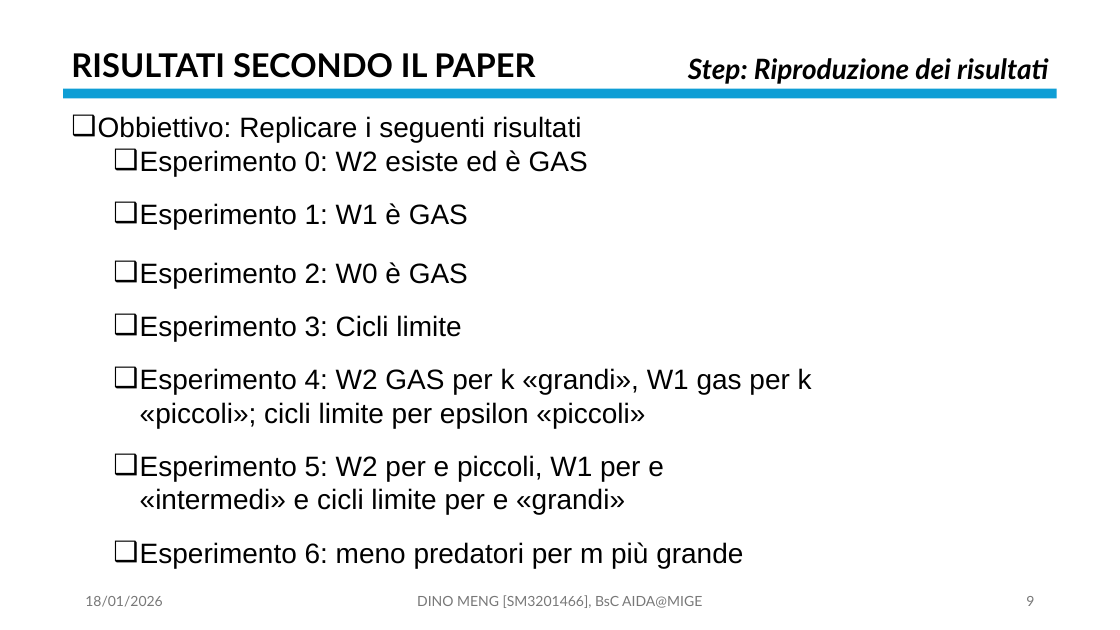
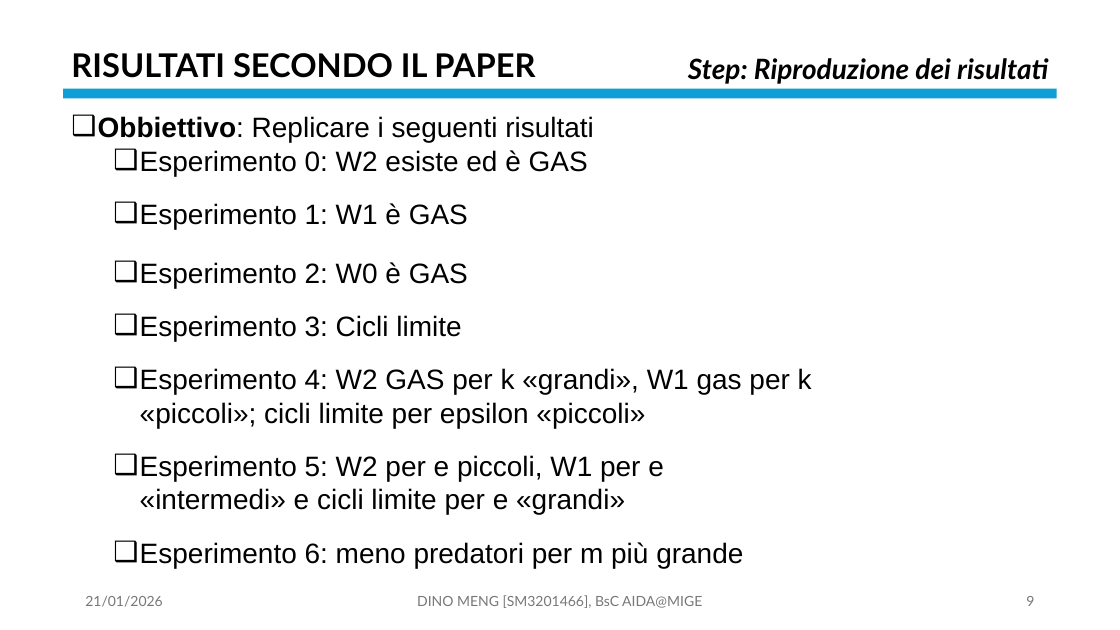
Before and after one commit to OdinMeng/AIDA-UNIVERSITY-NOTES-2025-2026, a slide deck: slide 9 of Complex Systems/project/PresentationPROJECTSM3201466.pptx. Drawn at 1120x630 pixels with LibreOffice and Linux fonts; fonts in the diff are those of the drawing. Boxes give left, top, right and bottom in pixels: in the first picture for what was removed or moved away, otherwise in the second. Text is boxed around its words. In the diff, an @@ line names an element or a change of style, - is before the commit and + after.

```diff
--- a/Complex Systems/project/PresentationPROJECTSM3201466.pptx
+++ b/Complex Systems/project/PresentationPROJECTSM3201466.pptx
@@ text at [98,116,594,142]: bold on in "Obbiettivo:" @@
@@ text at [85,596,162,607]: text changed @@
-18/01/2026
+21/01/2026
```
Also in this commit, not shown: 38 other slides changed, 1 slide added, 1 slide removed, 5 other files.
